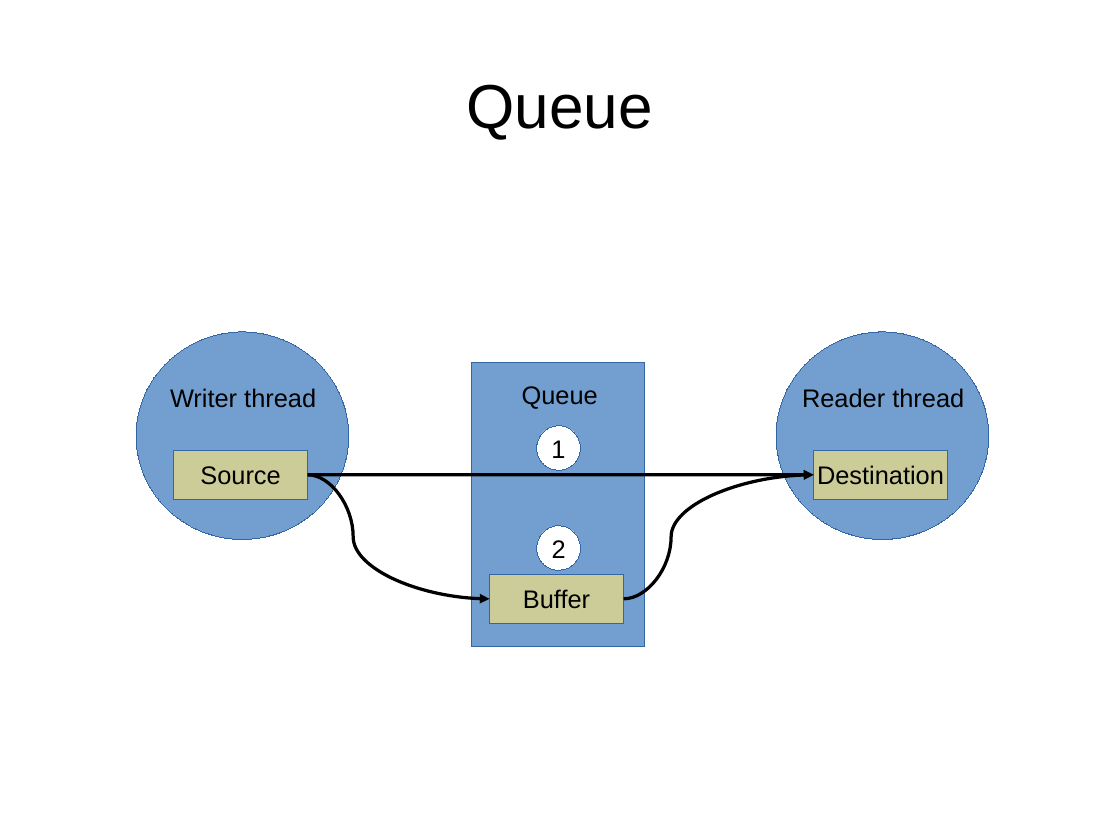
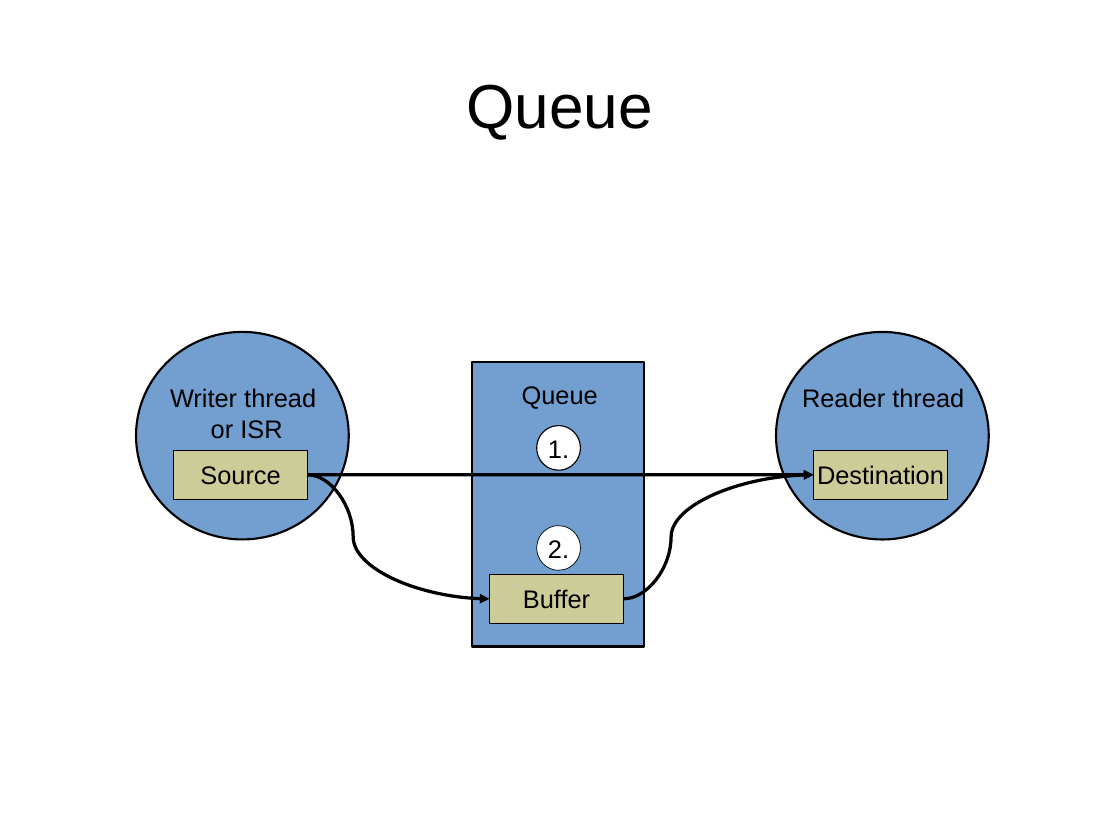
Before and after one commit to eerimoq/simba, a slide deck: slide 4 of doc/images/Simba.odp. Drawn at 1120x840 pixels with LibreOffice and Linux fonts; fonts in the diff are those of the drawing. Boxes give left, top, right and bottom in pixels: in the first picture for what was removed or moved away, otherwise in the second. Text is boxed around its words. In the diff, an @@ line names an element or a change of style, - is before the commit and + after.

```diff
--- a/doc/images/Simba.odp
+++ b/doc/images/Simba.odp
@@ outline #3465A4 0 pt to #000000 1.5 pt in 3 elements at (x1=136, y1=332, x2=349, y2=540), (x1=472, y1=362, x2=644, y2=646), (x1=776, y1=332, x2=989, y2=540) @@
@@ text at (x1=211, y1=420, x2=282, y2=439): paragraph added @@
+or ISR
@@ outline #3465A4 0 pt to #000000 0.79 pt in 4 elements at (x1=490, y1=574, x2=624, y2=623), (x1=174, y1=450, x2=308, y2=499), (x1=814, y1=450, x2=948, y2=499), (x1=537, y1=426, x2=580, y2=471) @@
@@ text in ellipse at (x1=548, y1=440, x2=569, y2=458): text changed @@
-1
+1.
@@ ellipse "2." at (x1=537, y1=525, x2=580, y2=570): outline #3465A4 0 pt to #000000 0.51 pt @@
@@ text in ellipse at (x1=548, y1=540, x2=569, y2=558): text changed @@
-2
+2.
```
Also in this commit, not shown: 7 other files.
